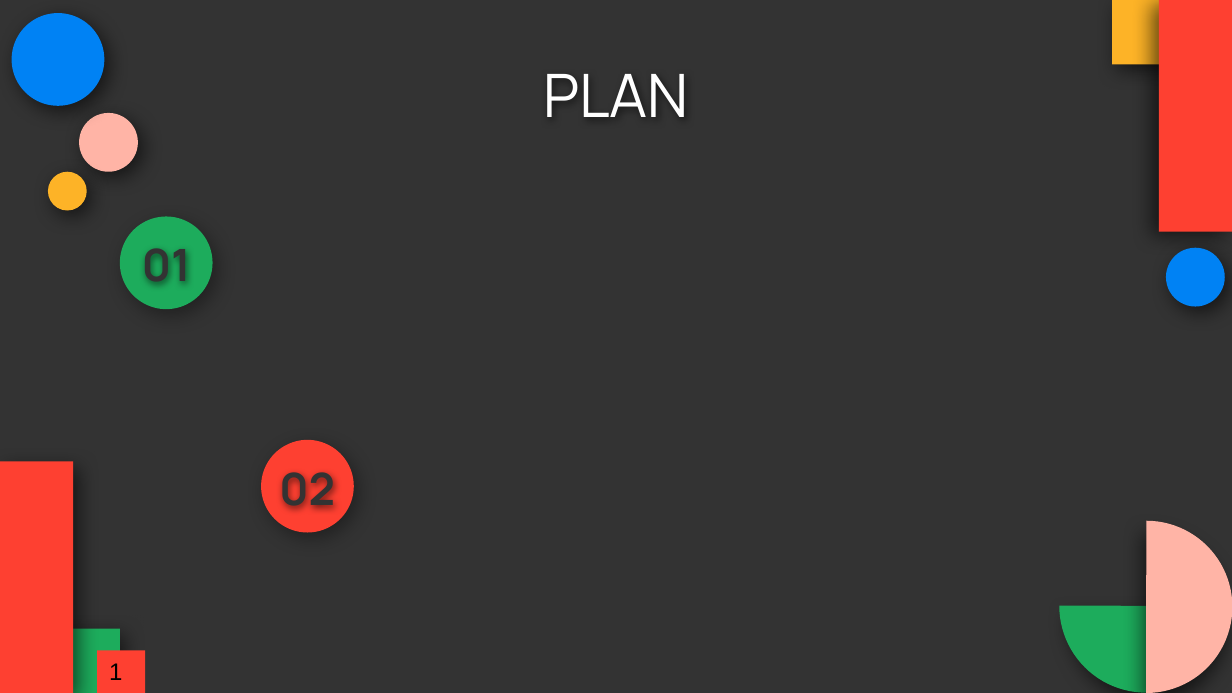
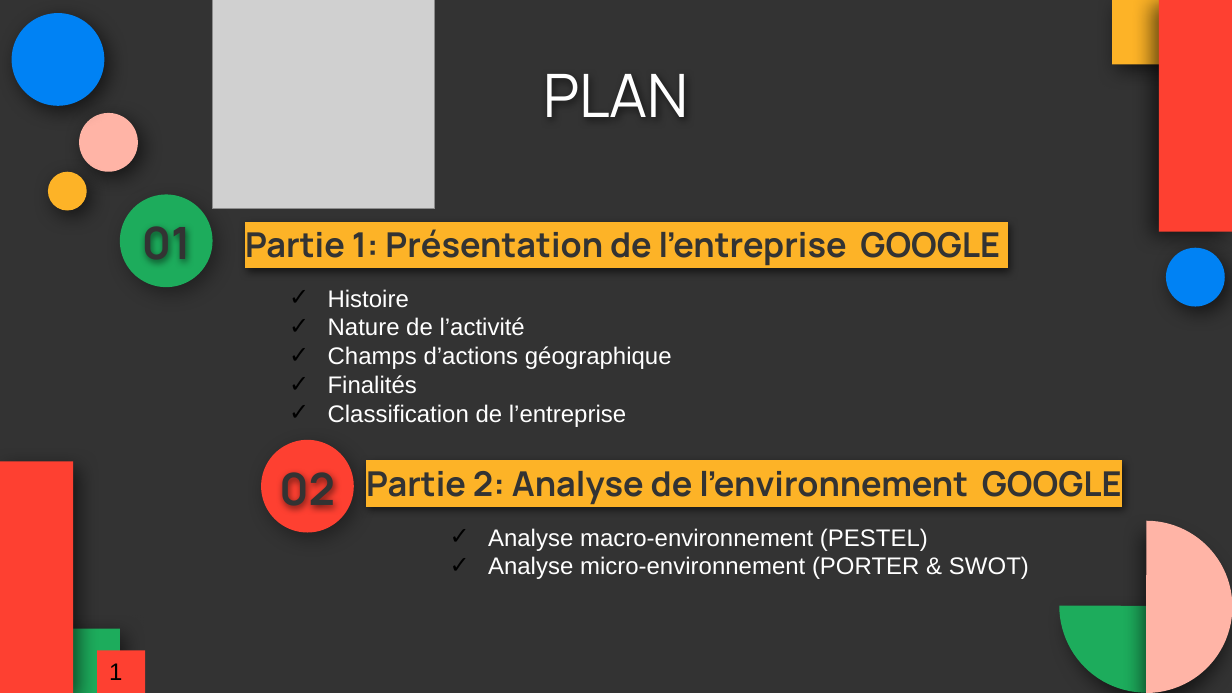
Before and after one commit to AzizBenIsmail/Environnement_De_Entreprise, a slide deck: slide 3 of Projet environnement de l'entreprise.pptx (slide 2 before the commit). Drawn at 1232x693 pixels with LibreOffice and Linux fonts; fonts in the diff are those of the drawing; grey boxes stand for pictures. Boxes give left, top, right and bottom in pixels: in the first picture for what was removed or moved away, otherwise in the second. Text is boxed around its words. In the diff, an @@ line names an element or a change of style, - is before the commit and + after.

```diff
--- a/Projet environnement de l'entreprise.pptx
+++ b/Projet environnement de l'entreprise.pptx
@@ picture added at [213,0,435,208] @@
@@ ellipse: place and size @@
-ellipse at [120,217,212,309]
+ellipse at [120,195,212,287]
@@ title "01": place and size @@
-title "01" at [142,248,191,282]
+title "01" at [142,226,191,260]
@@ title added at [245,229,1000,266], 20 pt, text #333333, bold @@
+Partie 1: Présentation de l’entreprise GOOGLE
@@ text added at [328,289,672,427], 14 pt, text #FFFFFF @@
+✓ Histoire
+✓ Nature de l’activité
+✓ Champs d’actions géographique
+✓ Finalités
+✓ Classification de l’entreprise
@@ title added at [366,471,1122,505], 20 pt, text #333333, bold @@
+Partie 2: Analyse de l’environnement GOOGLE
@@ text added at [488,528,1029,579], 14 pt, text #FFFFFF @@
+✓ Analyse macro-environnement (PESTEL)
+✓ Analyse micro-environnement (PORTER & SWOT)
```
Also in this commit, not shown: 1 other slide changed, 1 slide added.
